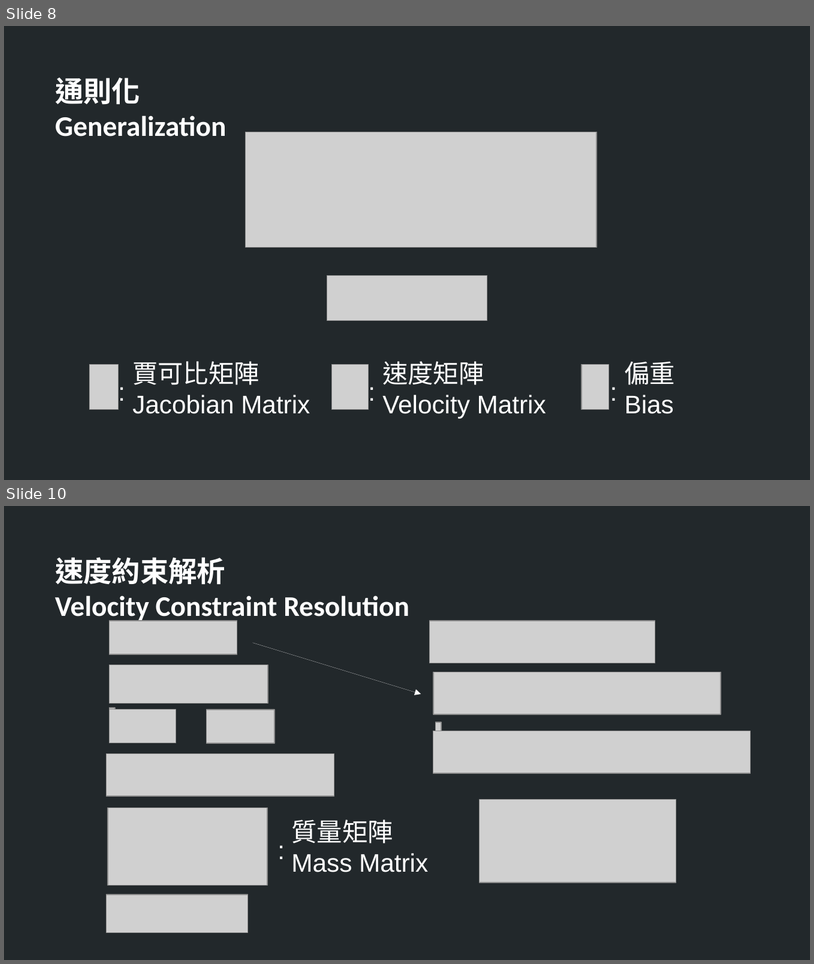
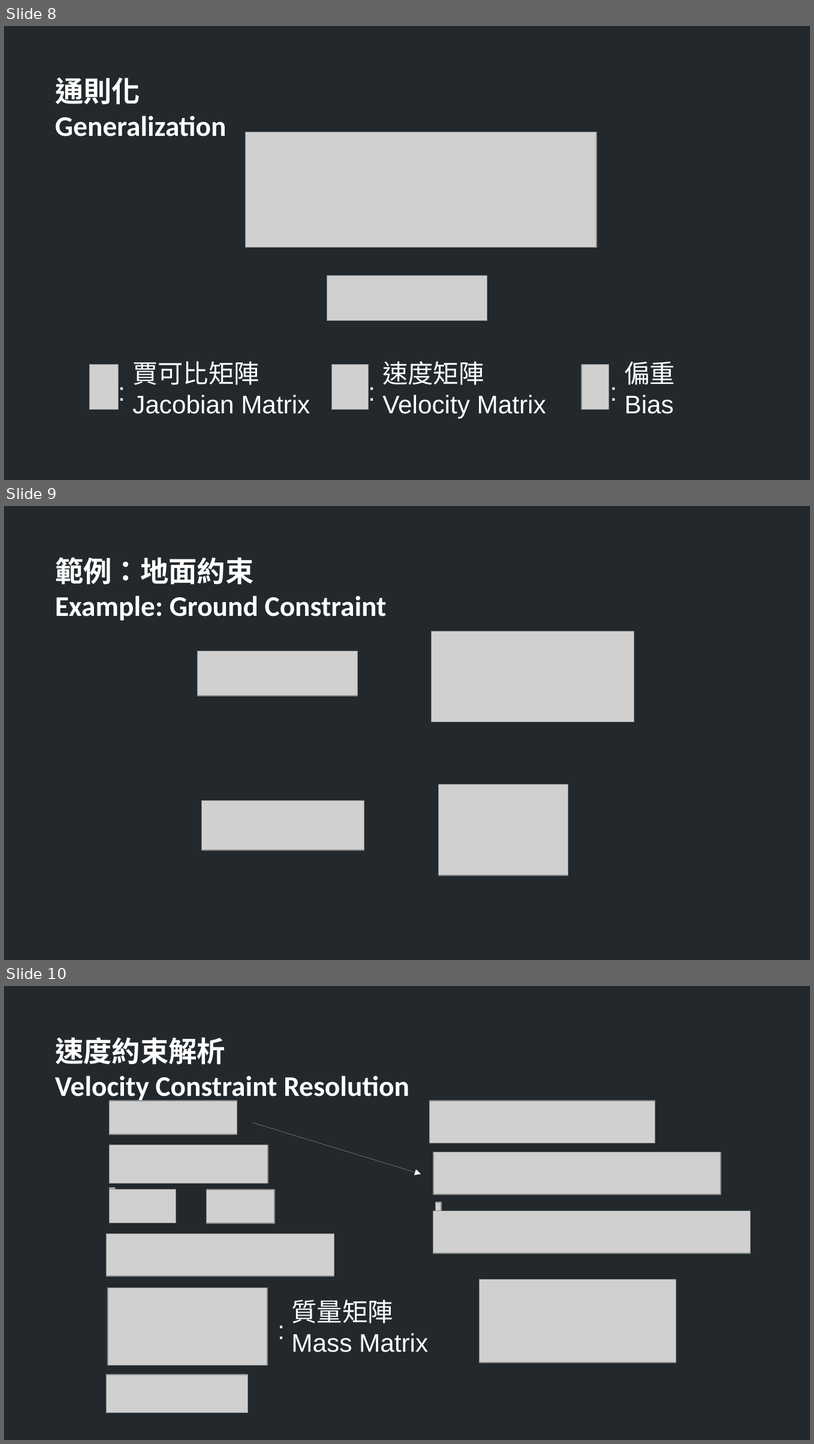
Before and after one commit to TheAllenChou/unity-physics-constraints, a slide deck: slides/physics constraints in games.odp. Shown one above the other, each under a label of ours: slides 8 and 10 before the commit, slides 8, 9 and 10 after it; the slides between them are not shown. The pictures are 814x964 and 814x1444 pixels, drawn with LibreOffice and Linux fonts; fonts in the diff are those of the drawing; grey boxes stand for pictures. Boxes give left, top, right and bottom in pixels: in the first picture for what was removed or moved away, otherwise in the second. Text is boxed around its words. In the diff, an @@ line names an element or a change of style, - is before the commit and + after.

```diff
--- a/slides/physics constraints in games.odp
+++ b/slides/physics constraints in games.odp
@@ slide 9 added at <box>4,506,810,960</box>, background #22282B @@
@@ text added at <box>55,557,387,621</box>, 28 pt, text #FFFFFF, bold @@
+範例：地面約束
+Example: Ground Constraint
@@ picture added at <box>431,631,634,722</box> @@
@@ picture added at <box>197,651,357,696</box> @@
@@ picture added at <box>438,784,568,875</box> @@
@@ picture added at <box>201,800,364,850</box> @@
```
Also in this commit, not shown: 1 other slide added, 1 slide removed, 11 other files.
